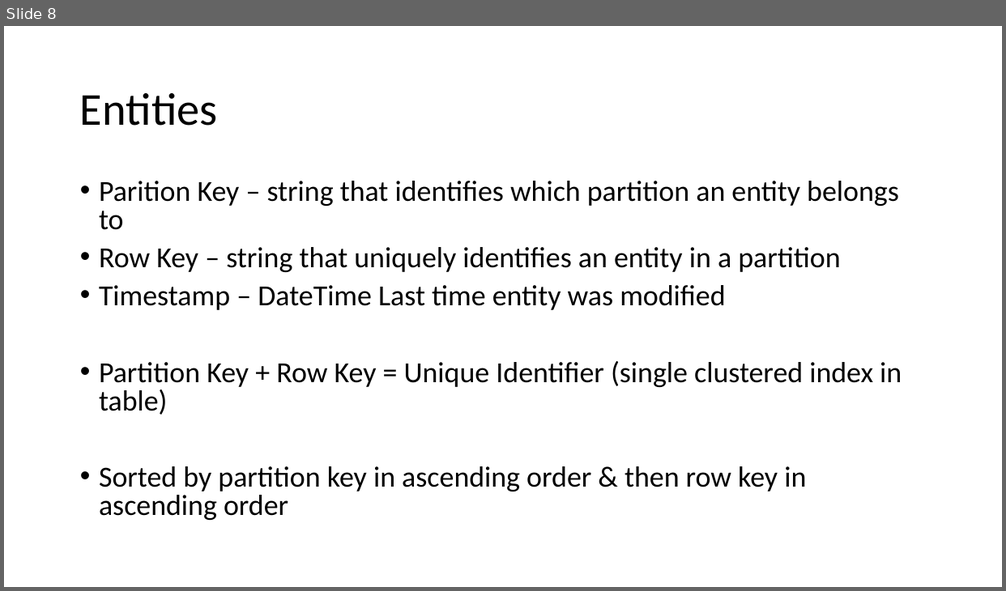
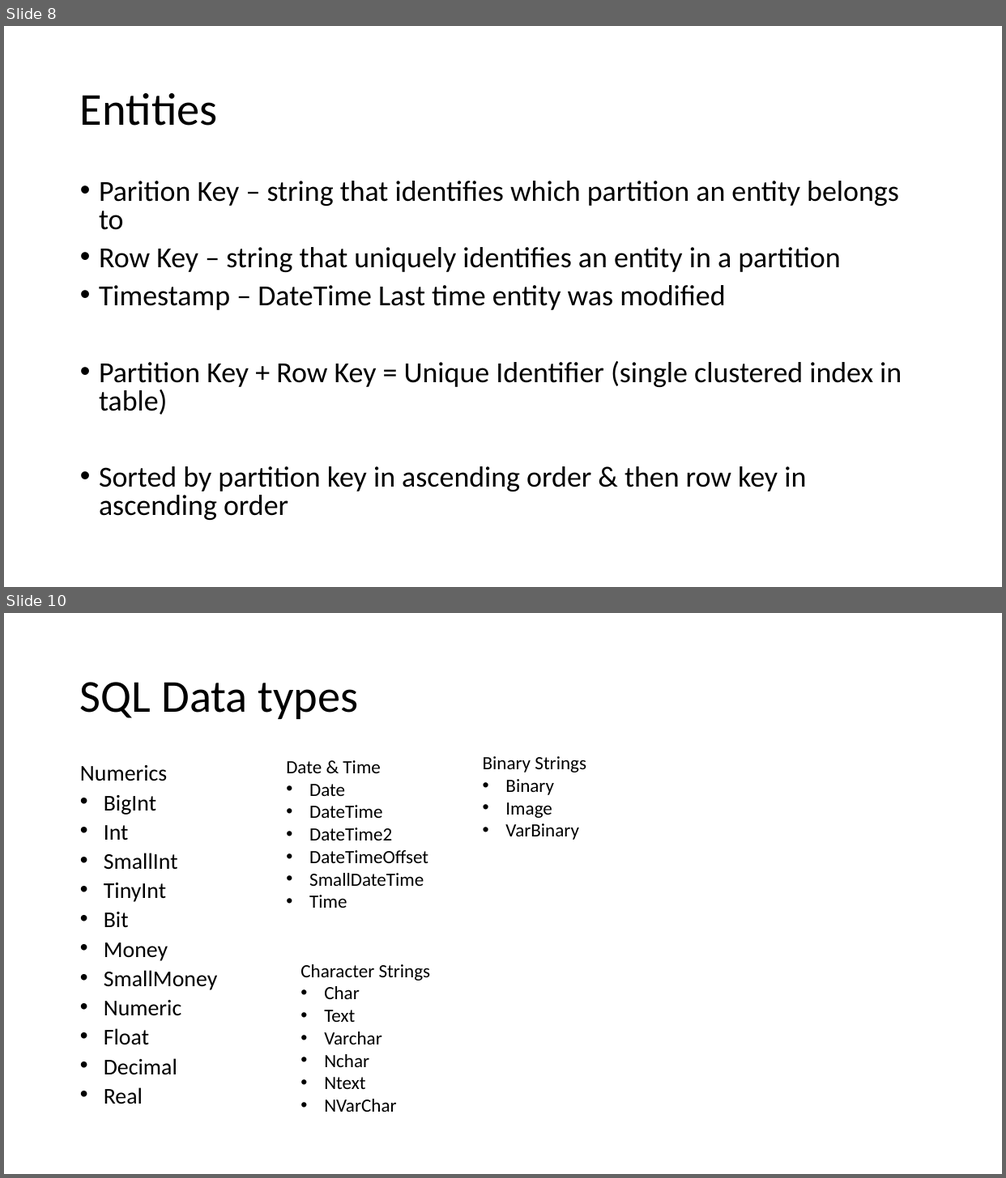
Before and after one commit to CaitieM20/DotNetConf, a slide deck: Patterns & Best Practices For Moving From RDBMS to Azure Storage.pptx. Shown one above the other, each under a label of ours: slide 8 before the commit, slides 8 and 10 after it; the slides between them are not shown. The pictures are 1006x591 and 1006x1178 pixels, drawn with LibreOffice and Linux fonts; fonts in the diff are those of the drawing. Boxes give left, top, right and bottom in pixels: in the first picture for what was removed or moved away, otherwise in the second. Text is boxed around its words. In the diff, an @@ line names an element or a change of style, - is before the commit and + after.

```diff
--- a/Patterns & Best Practices For Moving From RDBMS to Azure Storage.pptx
+++ b/Patterns & Best Practices For Moving From RDBMS to Azure Storage.pptx
@@ slide 10 added at box(4, 613, 1002, 1174), background #FFFFFF @@
@@ title added at box(80, 682, 359, 719), 44 pt, text #000000 @@
+SQL Data types
@@ text added at box(483, 756, 586, 840), 18 pt, text #000000 @@
+Binary Strings
+• Binary
+• Image
+• VarBinary
@@ text added at box(80, 765, 218, 1105), 21.7 pt, text #000000 @@
+Numerics
+• BigInt
+• Int
+• SmallInt
+• TinyInt
+• Bit
+• Money
+• SmallMoney
+• Numeric
+• Float
+• Decimal
+• Real
@@ text added at box(286, 760, 428, 908), 18 pt, text #000000 @@
+Date & Time
+• Date
+• DateTime
+• DateTime2
+• DateTimeOffset
+• SmallDateTime
+• Time
@@ text added at box(300, 965, 431, 1112), 18 pt, text #000000 @@
+Character Strings
+• Char
+• Text
+• Varchar
+• Nchar
+• Ntext
+• NVarChar
```
Also in this commit, not shown: 18 other slides added.
